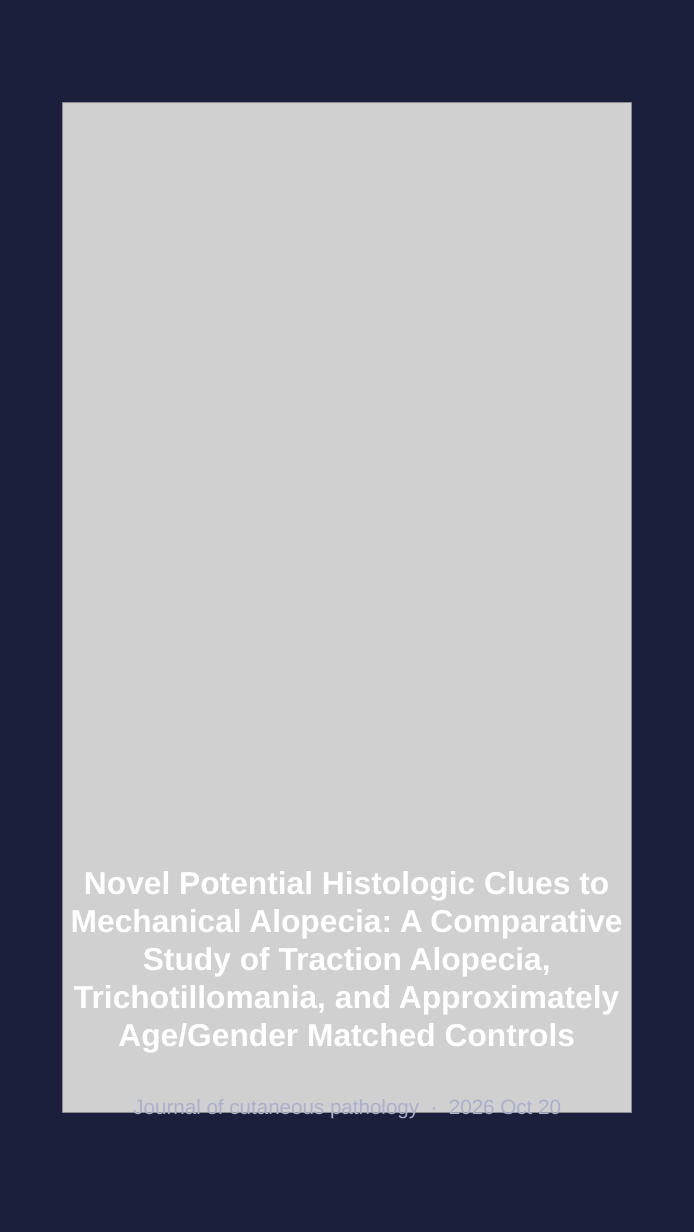
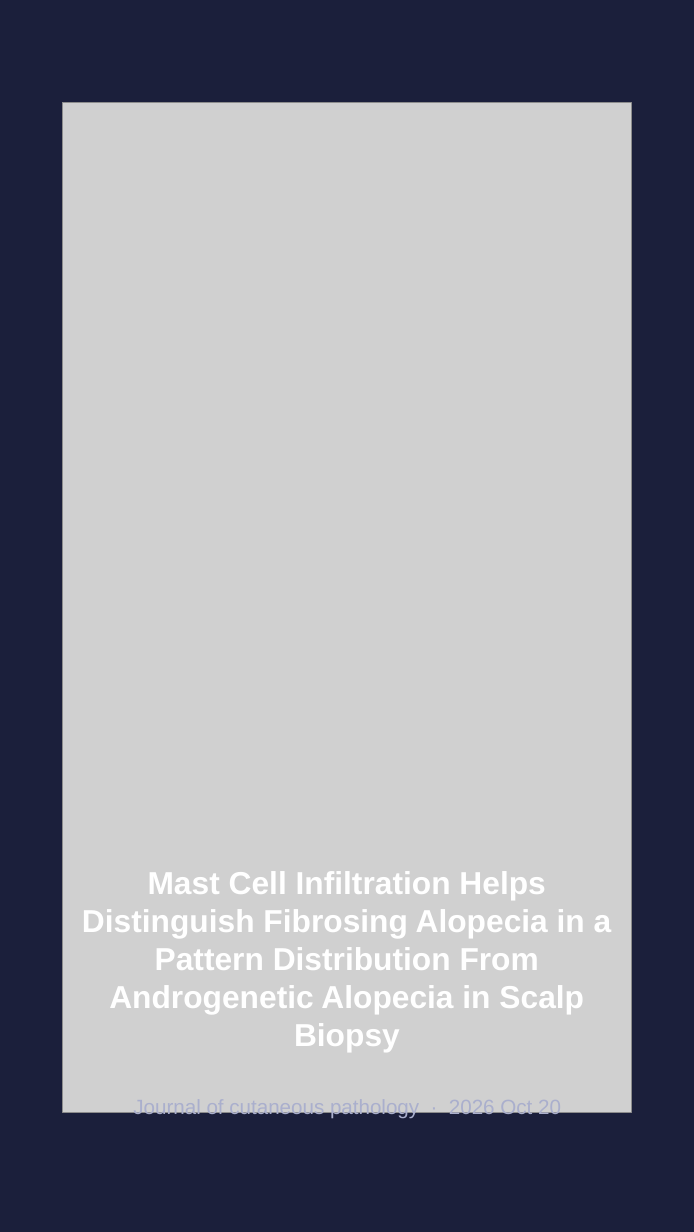
Before and after one commit to hyokang2010-BJ-ANTH/product-builder-test, a slide deck: slide 2 of pwa/data/latest/slides.pptx. Drawn at 694x1232 pixels with LibreOffice and Linux fonts; fonts in the diff are those of the drawing; grey boxes stand for pictures. Boxes give left, top, right and bottom in pixels: in the first picture for what was removed or moved away, otherwise in the second. Text is boxed around its words. In the diff, an @@ line names an element or a change of style, - is before the commit and + after.

```diff
--- a/pwa/data/latest/slides.pptx
+++ b/pwa/data/latest/slides.pptx
@@ text at bbox=[82, 871, 612, 1052]: text changed @@
-Novel Potential Histologic Clues to Mechanical Alopecia: A Comparative Study of Traction Alopecia, Trichotillomania, and Approximately Age/Gender Matched Controls
+Mast Cell Infiltration Helps Distinguish Fibrosing Alopecia in a Pattern Distribution From Androgenetic Alopecia in Scalp Biopsy
```
Also in this commit, not shown: 4 other slides changed, 2 slides added, 2 slides removed, 26 other files.
